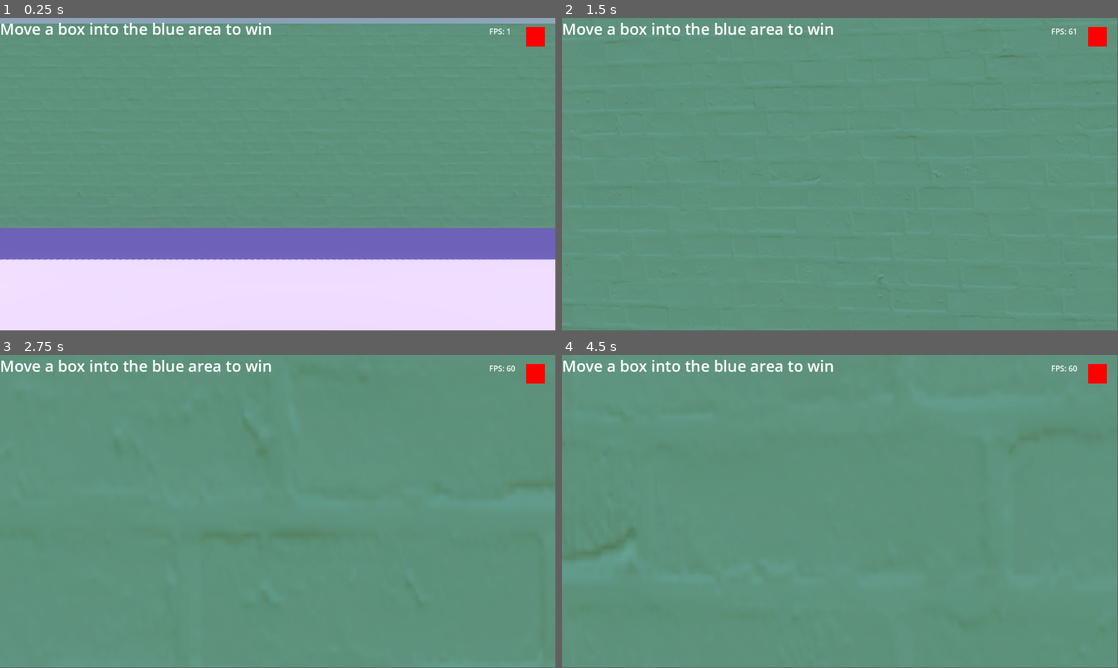
Above: before the commit, frames 1-4 (two rows, left to right).
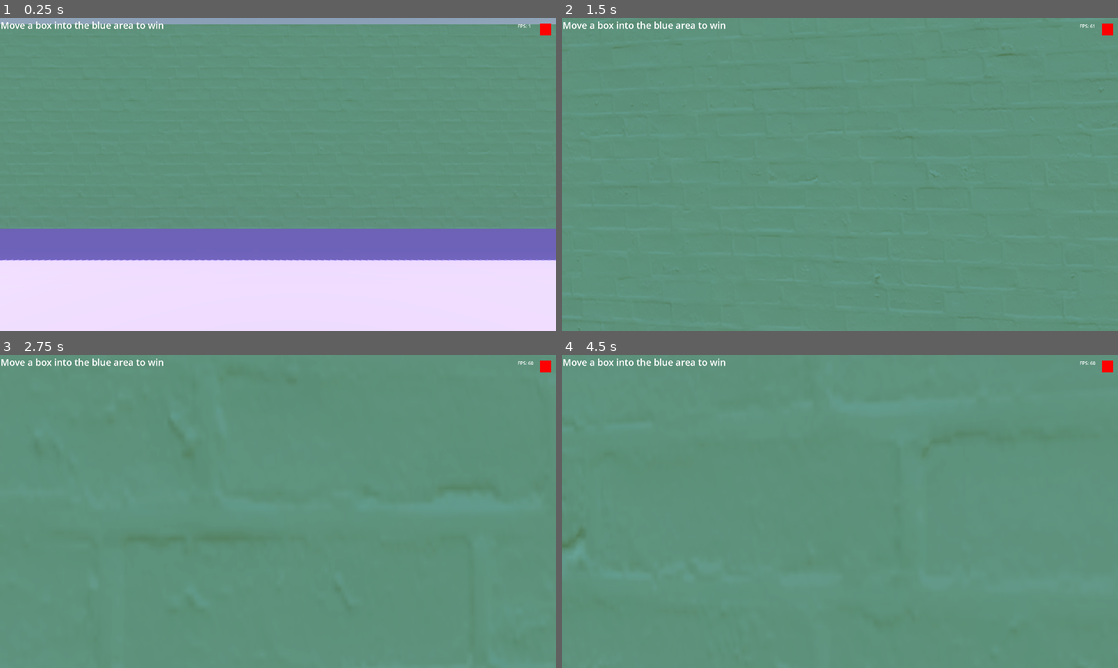
Above: after the commit, the same moments.

Repository: Tayacan/GameOff2023
Game: Godot game, scene res://scenes/playground.tscn
The game is run twice, just before and just after one commit, with the same random seed, the same clock (stepped at 60 frames per second) and the same inputs.
Inputs (mouse positions are in pixels of both pictures, inside the frame that each line leads up to):
- Up to frame 1 (0.25 s): no input
- Up to frame 2 (1.5 s): tap Enter at 0.5 s; move the mouse to (867, 171) at 0.52 s; hold W (move_forward) from 0.53 s (still down); tap Mouse wheel down (change_link_next) at 0.6 s; tap Space (jump) at 0.77 s; move the mouse to (812, 174) at 1.27 s; tap Mouse wheel up (change_link_prev) at 1.35 s
- Up to frame 3 (2.75 s): keep holding W (move_forward); tap Space (jump) at 1.52 s; move the mouse to (289, 505) at 2.02 s; right-click (289, 505) at 2.1 s
- Up to frame 4 (4.5 s): keep holding W (move_forward); tap Space (jump) at 2.75, 3.02, 3.77 s; move the mouse to (834, 514) at 2.77 s; click (834, 514) at 2.85 s; move the mouse to (878, 514) at 3.52 s; tap Mouse wheel down (change_link_next) at 3.6 s; move the mouse to (795, 508) at 4.27 s; tap Mouse wheel up (change_link_prev) at 4.35 s
In our replay, the window is 799x449 before the commit and 800x450 after it. These sizes can differ from the game's own. Grey fills any space a smaller window leaves; there, only what the larger window draws over its background counts as a difference.

The runs differ from the first frame. In frame 1, 2.0% of the frame differs, in the area x 0-100%, y 0-78%; in frame 2, 1.2%; in frame 3, 1.2%; in frame 4, 1.4%.

Commit message:
Up the screen resolution and stretch the UI

Diff:
--- a/project.godot
+++ b/project.godot
@@ -21,6 +21,9 @@
 
 [display]
 
+window/size/viewport_width=1920
+window/size/viewport_height=1080
+window/stretch/mode="viewport"
 window/vsync/vsync_mode=0
 
 [input]
--- a/scenes/playground.tscn
+++ b/scenes/playground.tscn
@@ -53,18 +53,18 @@
 
 [node name="ColorRect" type="ColorRect" parent="UI"]
 layout_mode = 0
-offset_left = 1091.0
-offset_top = 19.0
-offset_right = 1131.0
-offset_bottom = 59.0
+offset_left = 1864.0
+offset_top = 17.0
+offset_right = 1904.0
+offset_bottom = 57.0
 script = ExtResource("8_il6h0")
 
 [node name="FPS counter" type="Label" parent="UI"]
 layout_mode = 0
-offset_left = 1015.0
-offset_top = 16.0
-offset_right = 1073.0
-offset_bottom = 42.0
+offset_left = 1788.0
+offset_top = 14.0
+offset_right = 1846.0
+offset_bottom = 40.0
 text = "FPS: 77"
 script = ExtResource("2_tkf2f")
 
